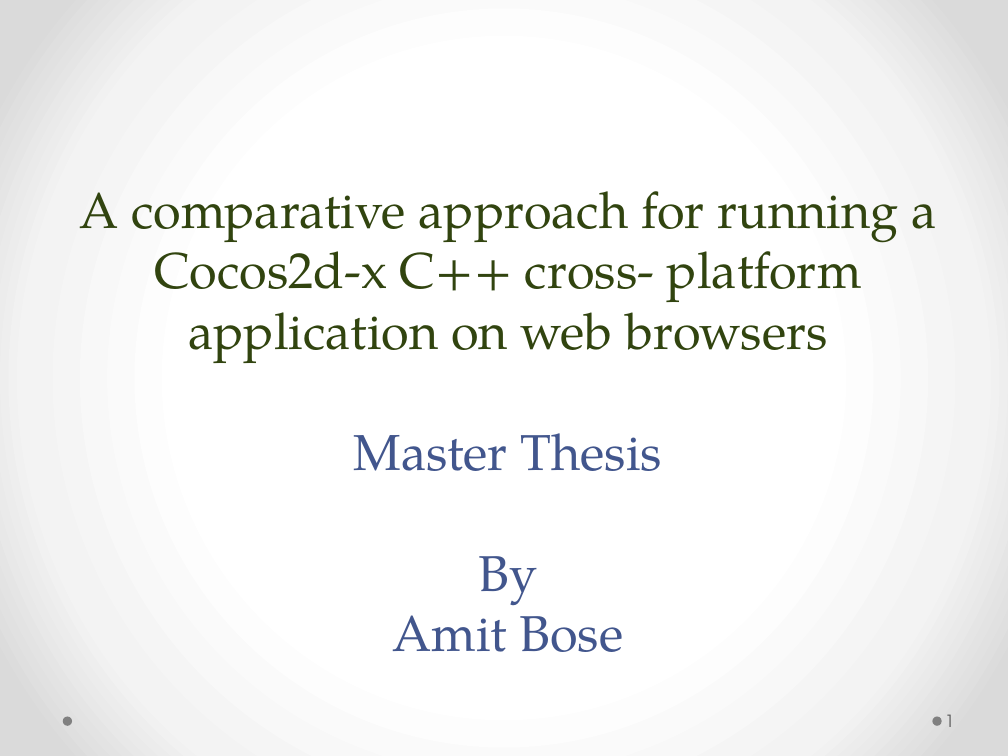
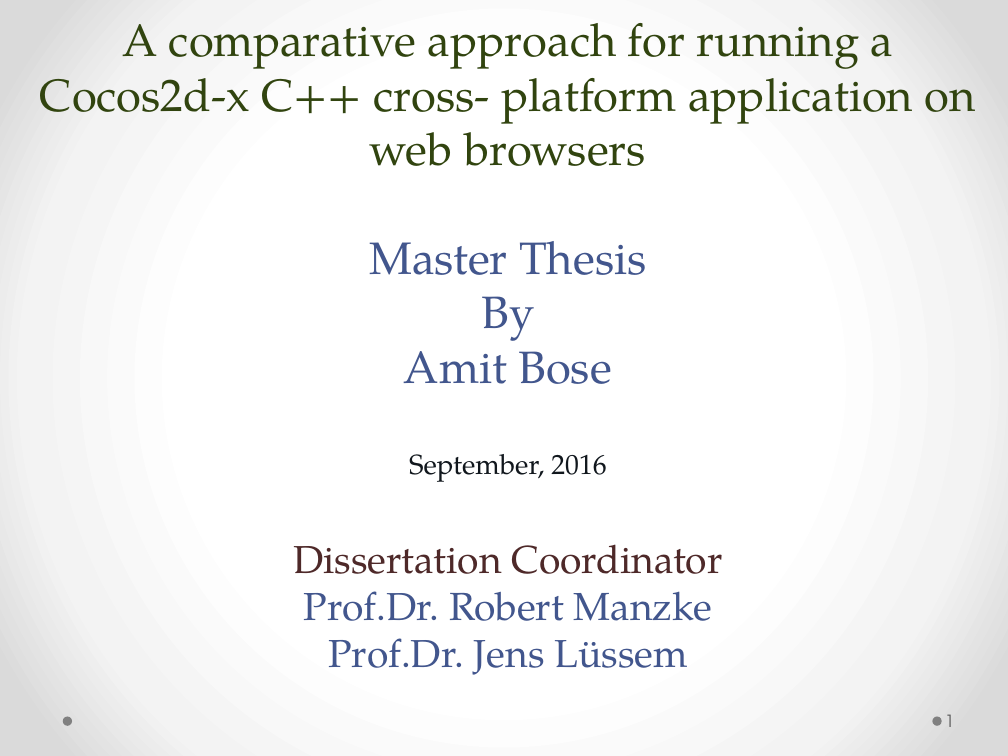
Before and after one commit to amit1984/Thesis, a slide deck: slide 1 of thesis_v4.pptx. Drawn at 1008x756 pixels with LibreOffice and Linux fonts; fonts in the diff are those of the drawing. Boxes give left, top, right and bottom in pixels: in the first picture for what was removed or moved away, otherwise in the second. Text is boxed around its words. In the diff, an @@ line names an element or a change of style, - is before the commit and + after.

```diff
--- a/thesis_v4.pptx
+++ b/thesis_v4.pptx
@@ title at (40,23,975,675): text changed; size 36 to 32.4 pt @@
-A comparative approach for running a Cocos2d-x C++ cross- platform application on web browsers
-Master Thesis
-By
-Amit Bose
+A comparative approach for running a Cocos2d-x C++ cross- platform application on web browsers
+Master Thesis
+By
+Amit Bose
+September, 2016
+Dissertation Coordinator
+Prof.Dr. Robert Manzke
+Prof.Dr. Jens Lüssem
```
Also in this commit, not shown: 14 other slides changed, 6 slides added, 4 slides removed, 1 other file.
